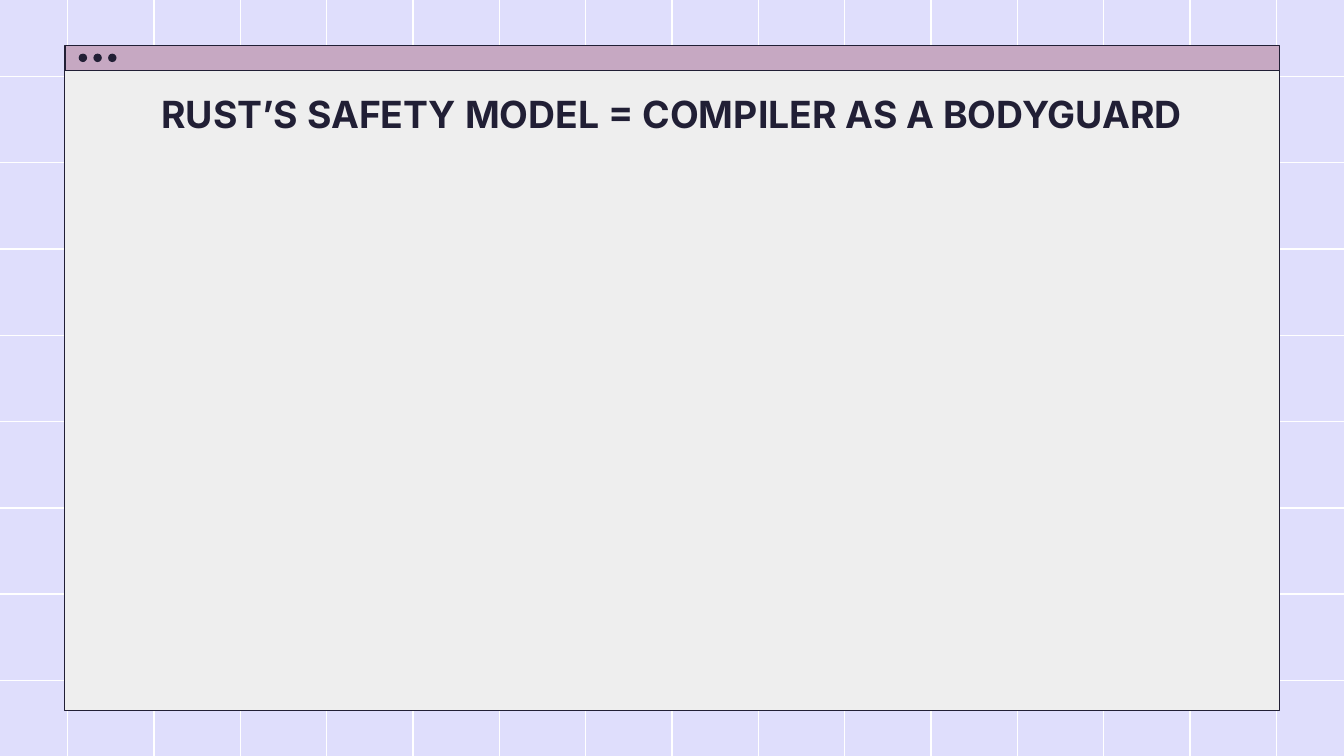
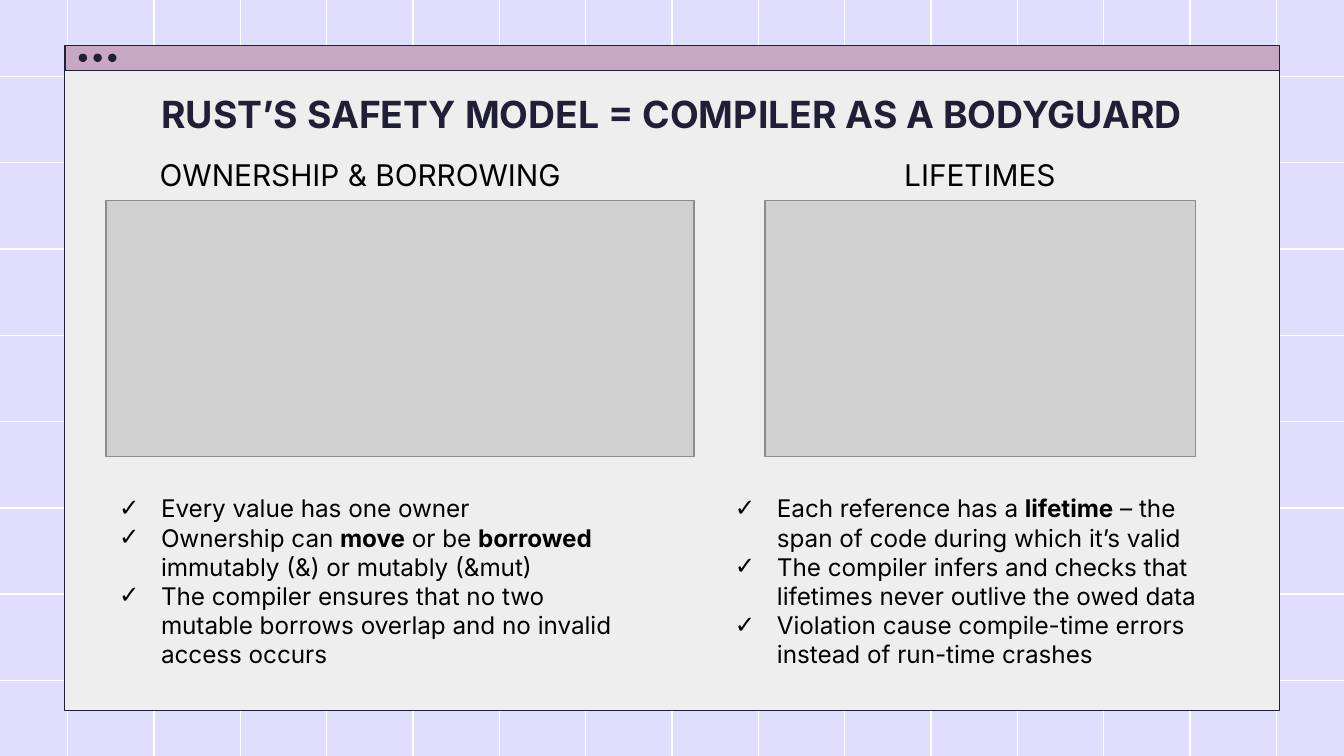
Before and after one commit to RuleBrittonica/3712_Rust_Research_Project, a slide deck: slide 8 of reports/seminar/seminar_presentation.pptx. Drawn at 1344x756 pixels with LibreOffice and Linux fonts; fonts in the diff are those of the drawing; grey boxes stand for pictures. Boxes give left, top, right and bottom in pixels: in the first picture for what was removed or moved away, otherwise in the second. Text is boxed around its words. In the diff, an @@ line names an element or a change of style, - is before the commit and + after.

```diff
--- a/reports/seminar/seminar_presentation.pptx
+++ b/reports/seminar/seminar_presentation.pptx
@@ text added at <box>160,164,560,187</box>, 16 pt, text #000000 @@
+OWNERSHIP & BORROWING
@@ text added at <box>904,164,1055,187</box>, 16 pt, text #000000 @@
+LIFETIMES
@@ picture added at <box>106,200,695,456</box> @@
@@ picture added at <box>765,200,1195,456</box> @@
@@ text added at <box>161,499,611,664</box>, 13 pt, text #000000 @@
+✓ Every value has one owner
+✓ Ownership can move or be borrowed immutably (&) or mutably (&mut)
+✓ The compiler ensures that no two mutable borrows overlap and no invalid access occurs
@@ text added at <box>777,498,1196,664</box>, 13 pt, text #000000 @@
+✓ Each reference has a lifetime – the span of code during which it’s valid
+✓ The compiler infers and checks that lifetimes never outlive the owed data
+✓ Violation cause compile-time errors instead of run-time crashes
```
Also in this commit, not shown: 5 other slides changed, 1 slide added, 1 slide removed, 2 other files.
